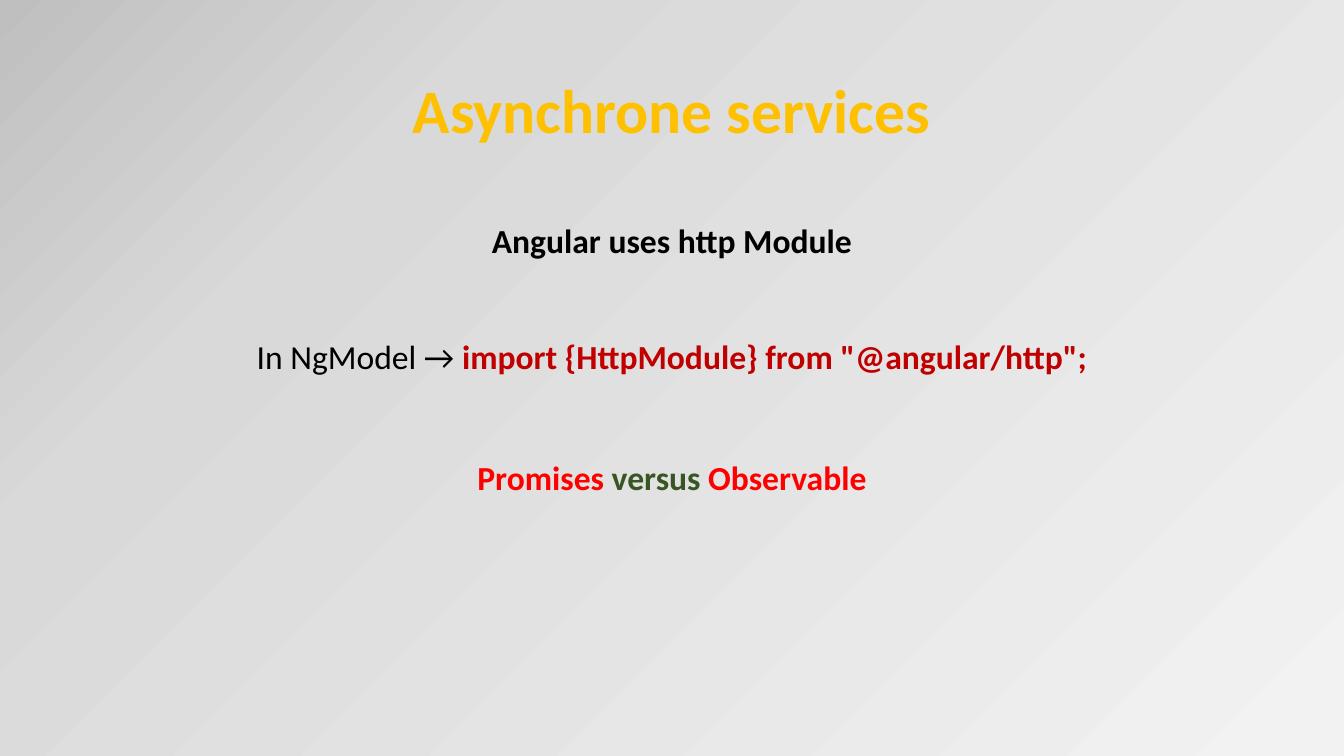
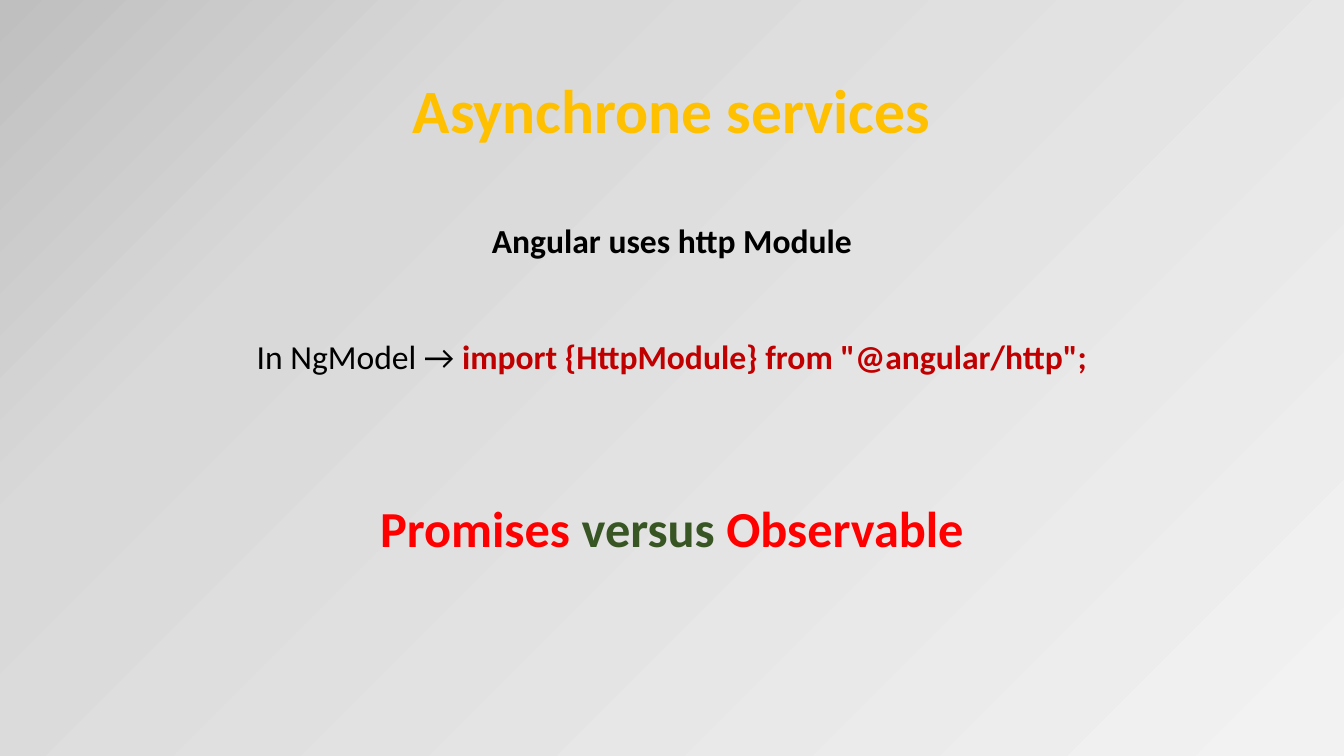
Before and after one commit to petereijgermans11/frontend-cursus, a slide deck: slide 18 of frontend-cursus/ 8 - Angular.pptx. Drawn at 1344x756 pixels with LibreOffice and Linux fonts; fonts in the diff are those of the drawing. Boxes give left, top, right and bottom in pixels: in the first picture for what was removed or moved away, otherwise in the second. Text is boxed around its words. In the diff, an @@ line names an element or a change of style, - is before the commit and + after.

```diff
--- a/frontend-cursus/ 8 - Angular.pptx
+++ b/frontend-cursus/ 8 - Angular.pptx
@@ text at (380,511,963,548): size 24 to 36 pt in "Promises versus Observable" @@
```
Also in this commit, not shown: 6 other slides changed, 2 slides added, 1 other file.
